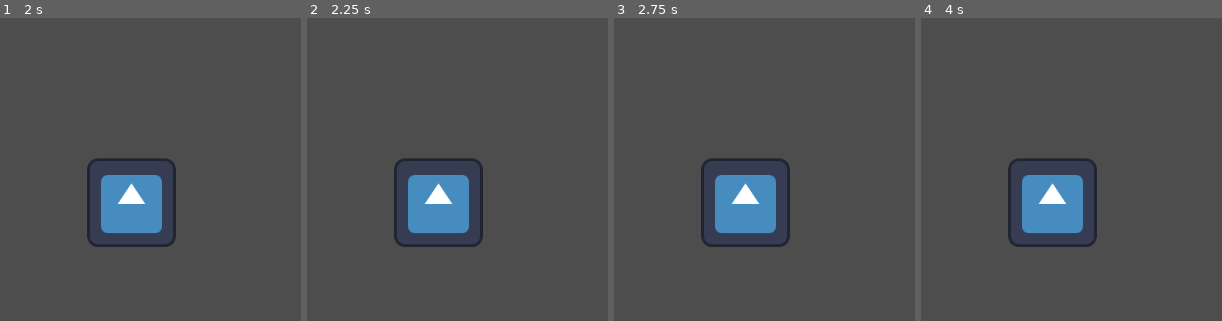
Above: before the commit, frames 1-4 (left to right).
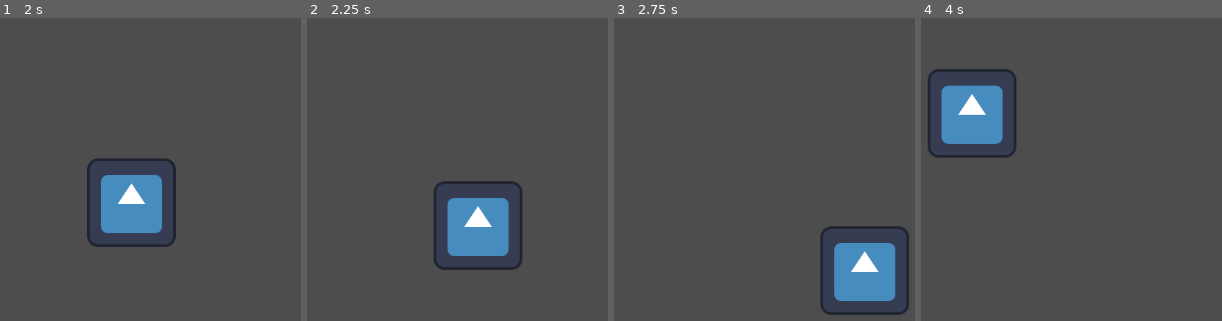
Above: after the commit, the same moments.

Repository: joegriffin2000/starship_jousting_godot
Game: Godot game, scene res://UI/upgrade.tscn
Two runs of this game, one before a commit and one after it. Both use one fixed random seed, a clock stepped at 60 frames per second and the inputs below. This scene is started directly instead of the project's main scene. The engine's default icon, where the game draws it, is replaced by a stand-in: a white triangle on a blue panel in a dark square.
Inputs (mouse positions are in pixels of both pictures, inside the frame that each line leads up to):
- Up to frame 1 (2 s): click (132, 202) at 0.5 s; tap Enter at 1.25 s; move the mouse to (outside the picture) at 1.27 s; hold D (right) from 1.28 s (still down); hold Space (dash) from 1.28 s (still down); click (outside the picture) at 1.42 s
- Up to frame 2 (2.25 s): release D (right) at 2 s; release Space (dash) at 2 s; drag from (outside the picture) to (397, 296) at 2.02 s
- Up to frame 3 (2.75 s): no input
- Up to frame 4 (4 s): tap Enter at 2.75 s; move the mouse to (1131, 105) at 2.77 s; hold D (right) 2.78-3.5 s; tap Mouse wheel down (scroll_down) at 2.85 s; tap Space (dash) at 3.5 s; drag from (1011, 296) to (outside the picture) at 3.52 s

Frame 1 is identical in both runs. In frame 2, 7.8% of the frame differs, in the area x 28-72%, y 46-84%; in frame 3, 9.9%; in frame 4, 10%, in the area x 2-59%, y 16-76%.

Commit message:
dynamic quest population

Diff:
--- a/UI/HUD.tscn
+++ b/UI/HUD.tscn
@@ -1,7 +1,8 @@
-[gd_scene load_steps=3 format=3 uid="uid://csce5kf7ob4fa"]
+[gd_scene load_steps=4 format=3 uid="uid://csce5kf7ob4fa"]
 
 [ext_resource type="PackedScene" uid="uid://cumfp14w3h8un" path="res://ability.tscn" id="1_cifeo"]
 [ext_resource type="FontFile" uid="uid://cjg5r33t68mr1" path="res://fonts/PressStart2P-vaV7.ttf" id="2_wks4l"]
+[ext_resource type="Script" path="res://UI/quest_detail.gd" id="3_7204j"]
 
 [node name="HUD" type="CanvasLayer"]
 
@@ -34,3 +35,4 @@
 theme_override_fonts/normal_font = ExtResource("2_wks4l")
 text = "Do this stuff"
 fit_content = true
+script = ExtResource("3_7204j")
--- a/UI/quest.gd
+++ b/UI/quest.gd
@@ -1,13 +1,19 @@
 extends "draggable.gd"
 
 @onready var questlist = $ItemList
+signal quest_received(content)
 var icon = preload("res://Sprites/icon.svg")
 var last_mouse_pos = Vector2(0,0)
 
 func _ready():
+	#set offset default value
 	offset = Vector2(0,0)
-	for i in range(10):
-		questlist.add_item(str(i),icon)
+	var file = FileAccess.open("res://file.txt",FileAccess.READ).get_as_text()
+	var contents = file.split("\n")
+	contents.remove_at(len(contents)-1)
+	#Fill in quests
+	for i in contents:
+		questlist.add_item(i,icon)
 
 func _process(delta):
 	if dragging:
@@ -34,3 +40,7 @@
 
 	if dragging and event.is_action_released("left_click"):
 		dragging = false
+
+
+func _on_item_list_item_selected(index: int) -> void:
+	quest_received.emit(questlist.get_item_text(index))
--- a/UI/quest.tscn
+++ b/UI/quest.tscn
@@ -19,3 +19,4 @@
 auto_height = true
 
 [connection signal="gui_input" from="ItemList" to="." method="_on_item_list_gui_input"]
+[connection signal="item_selected" from="ItemList" to="." method="_on_item_list_item_selected"]
--- /dev/null
+++ b/UI/quest_detail.gd
@@ -0,0 +1,4 @@
+extends RichTextLabel
+
+func change_text(new_text):
+	text = new_text
--- a/UI/upgrade.tscn
+++ b/UI/upgrade.tscn
@@ -1,6 +1,7 @@
-[gd_scene load_steps=2 format=3 uid="uid://c6qaubponwo3u"]
+[gd_scene load_steps=3 format=3 uid="uid://c6qaubponwo3u"]
 
 [ext_resource type="Texture2D" uid="uid://deak4o1xsi0rn" path="res://Sprites/icon.svg" id="1_336qm"]
+[ext_resource type="Script" path="res://UI/upgrade.gd" id="1_so4nk"]
 
 [node name="Upgrade" type="Control"]
 layout_mode = 3
@@ -9,10 +10,11 @@
 anchor_bottom = 1.0
 grow_horizontal = 2
 grow_vertical = 2
+script = ExtResource("1_so4nk")
 
 [node name="TextureButton" type="TextureButton" parent="."]
 layout_mode = 1
-anchors_preset = 8
+anchors_preset = -1
 anchor_left = 0.5
 anchor_top = 0.5
 anchor_right = 0.5
--- a/logic/mainspace.gd
+++ b/logic/mainspace.gd
@@ -3,4 +3,5 @@
 func _ready():
 	ShopMenu.visible = false
 	$Ship/Action_Timer.dash.connect($HUD/Dash.dash_start)
+	ShopMenu.get_node("Panel/Quests/Quest").quest_received.connect($HUD/QuestDetail.change_text)
 	print("main ready")
Not shown, added: file.txt
